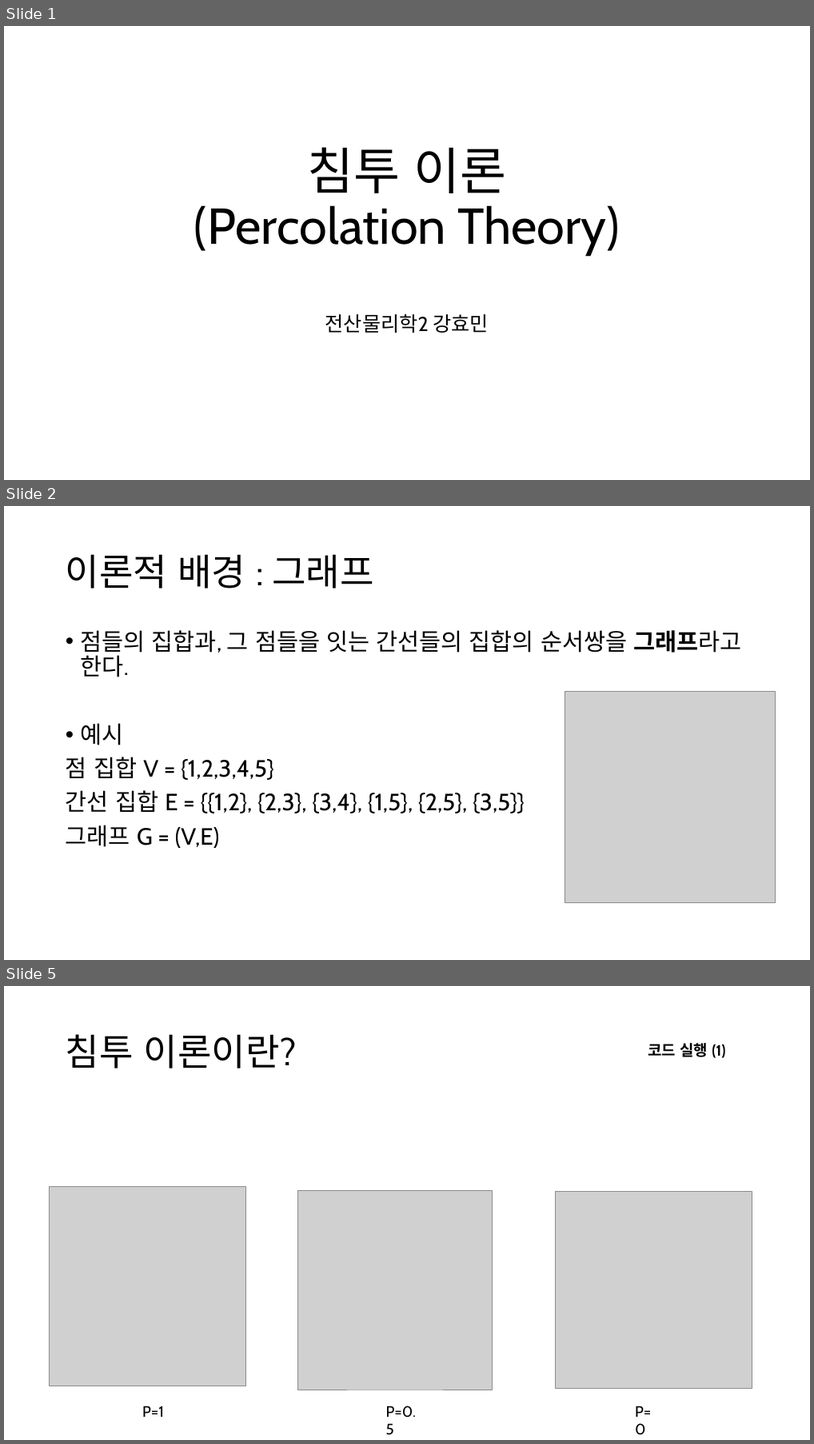
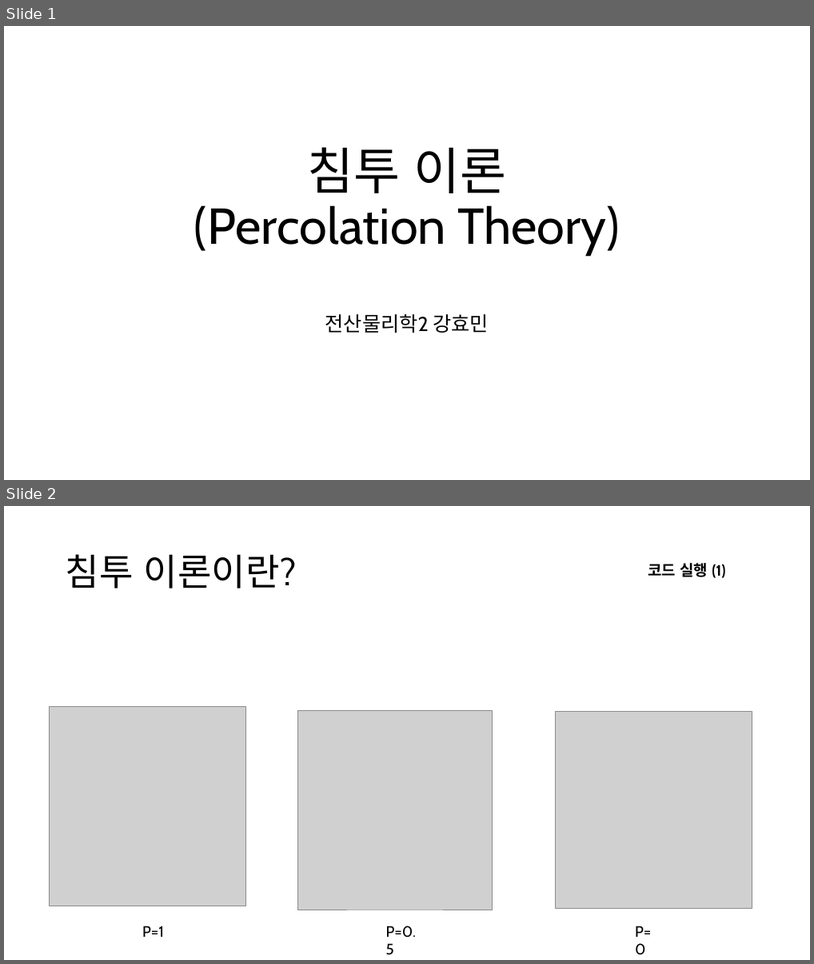
Before and after one commit to singrum/percolation-model, a slide deck: percolation.pptx. Shown one above the other, each under a label of ours: slides 1, 2 and 5 before the commit, slides 1 and 2 after it; the slides between them are not shown. The pictures are 814x1444 and 814x964 pixels, drawn with LibreOffice and Linux fonts; fonts in the diff are those of the drawing; grey boxes stand for pictures. Boxes give left, top, right and bottom in pixels: in the first picture for what was removed or moved away, otherwise in the second. Text is boxed around its words. In the diff, an @@ line names an element or a change of style, - is before the commit and + after.

```diff
--- a/percolation.pptx
+++ b/percolation.pptx
@@ slide 2 removed at [4, 506, 810, 960], background #FFFFFF @@
@@ title removed at [66, 554, 374, 588] @@
-이론적 배경 : 그래프
@@ text removed at [66, 630, 742, 848] @@
-• 점들의 집합과, 그 점들을 잇는 간선들의 집합의 순서쌍을 그래프라고 한다.
-• 예시
-점 집합 V = {1,2,3,4,5}
-간선 집합 E = {{1,2}, {2,3}, {3,4}, {1,5}, {2,5}, {3,5}}
-그래프 G = (V,E)
@@ picture removed at [565, 691, 776, 903] @@
@@ what was slide 5 is now slide 2 @@
```
Also in this commit, not shown: 6 slides changed, 1 slide added, 3 other slides removed, 1 other file.
